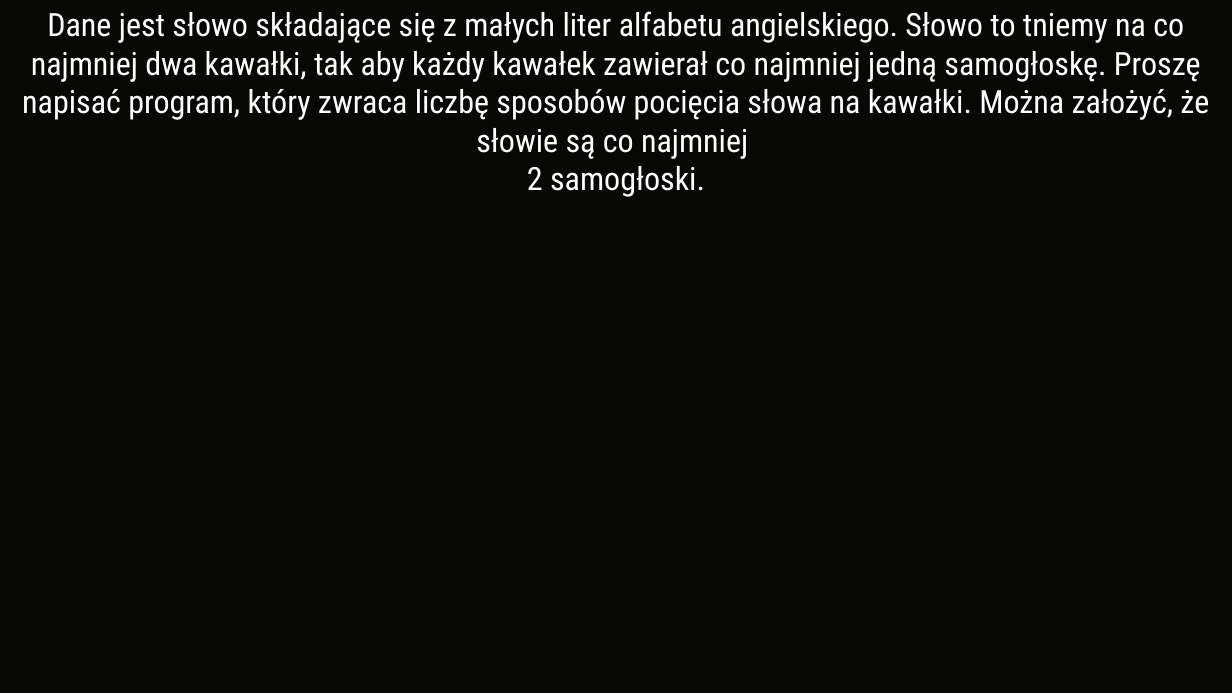
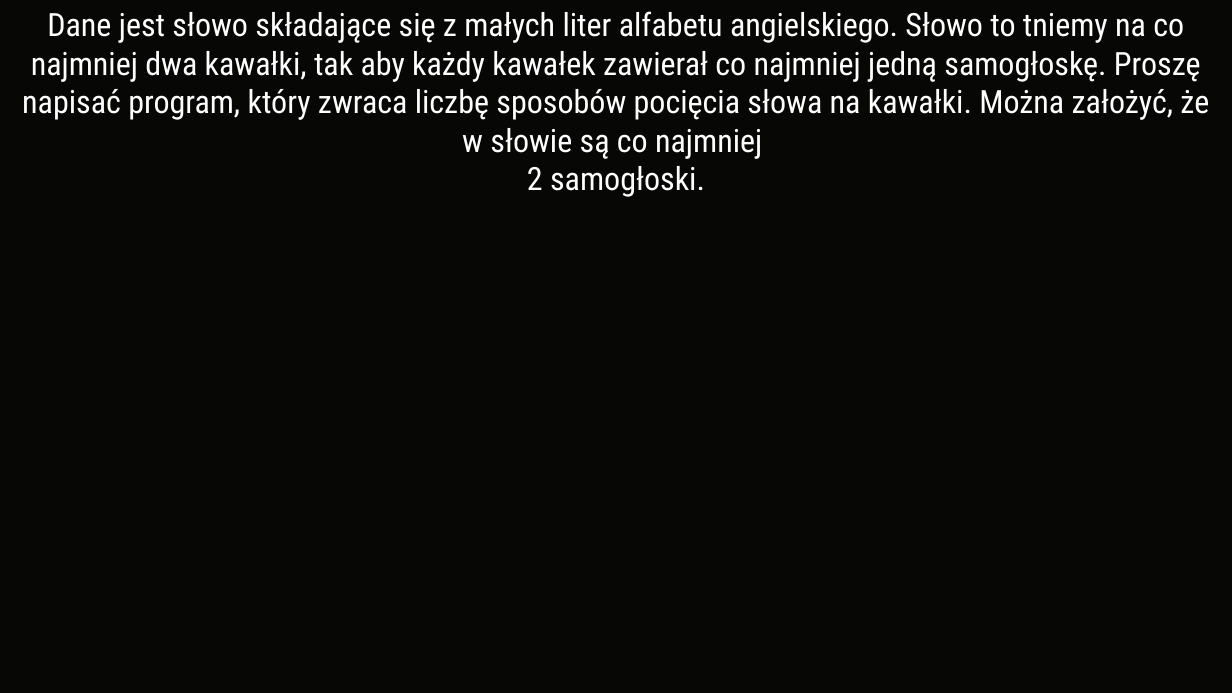
Before and after one commit to Grzeslaw115/ODI, a slide deck: slide 1 of 2023-24/Etap I/Prezentacje/zadanie3.pptx. Drawn at 1232x693 pixels with LibreOffice and Linux fonts; fonts in the diff are those of the drawing. Boxes give left, top, right and bottom in pixels: in the first picture for what was removed or moved away, otherwise in the second. Text is boxed around its words. In the diff, an @@ line names an element or a change of style, - is before the commit and + after.

```diff
--- a/2023-24/Etap I/Prezentacje/zadanie3.pptx
+++ b/2023-24/Etap I/Prezentacje/zadanie3.pptx
@@ text at (x1=22, y1=11, x2=1209, y2=159): text changed @@
-Dane jest słowo składające się z małych liter alfabetu angielskiego. Słowo to tniemy na co najmniej dwa kawałki, tak aby każdy kawałek zawierał co najmniej jedną samogłoskę. Proszę napisać program, który zwraca liczbę sposobów pocięcia słowa na kawałki. Można założyć, że słowie są co najmniej
+Dane jest słowo składające się z małych liter alfabetu angielskiego. Słowo to tniemy na co najmniej dwa kawałki, tak aby każdy kawałek zawierał co najmniej jedną samogłoskę. Proszę napisać program, który zwraca liczbę sposobów pocięcia słowa na kawałki. Można założyć, że w słowie są co najmniej
```
Also in this commit, not shown: 8 other slides changed, 14 slides added, 23 slides removed, 8 other files.
